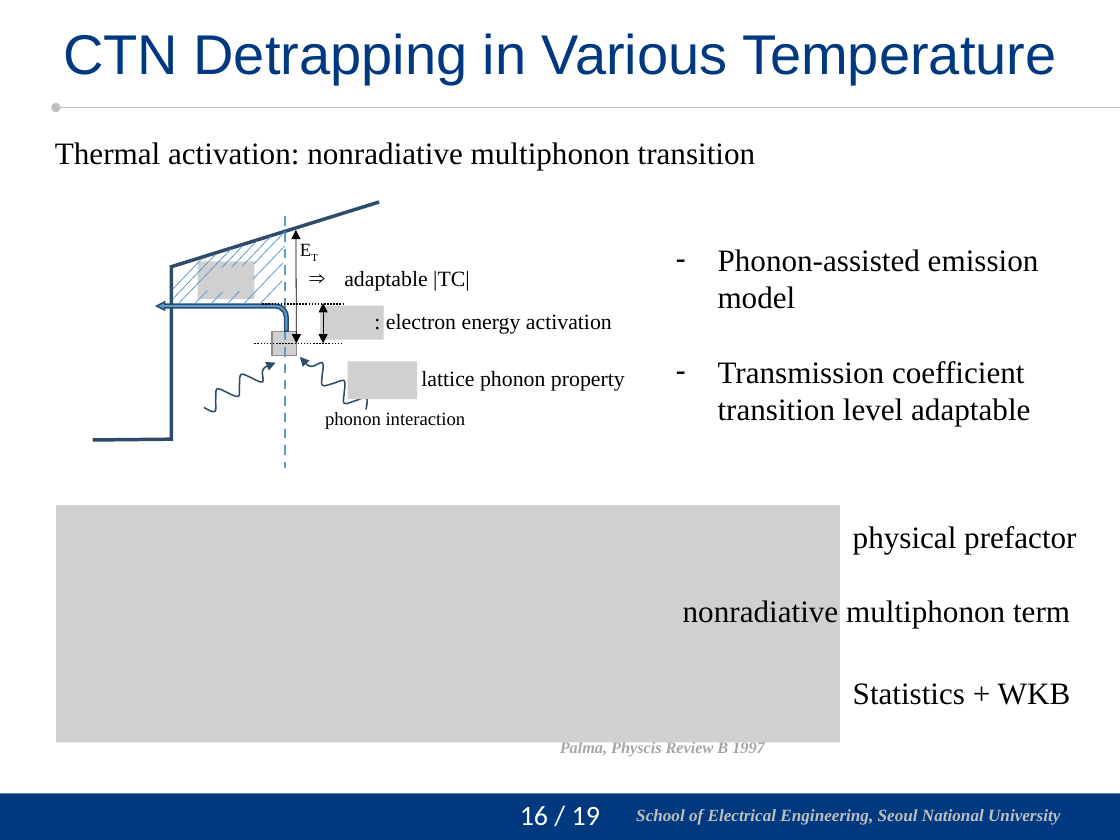
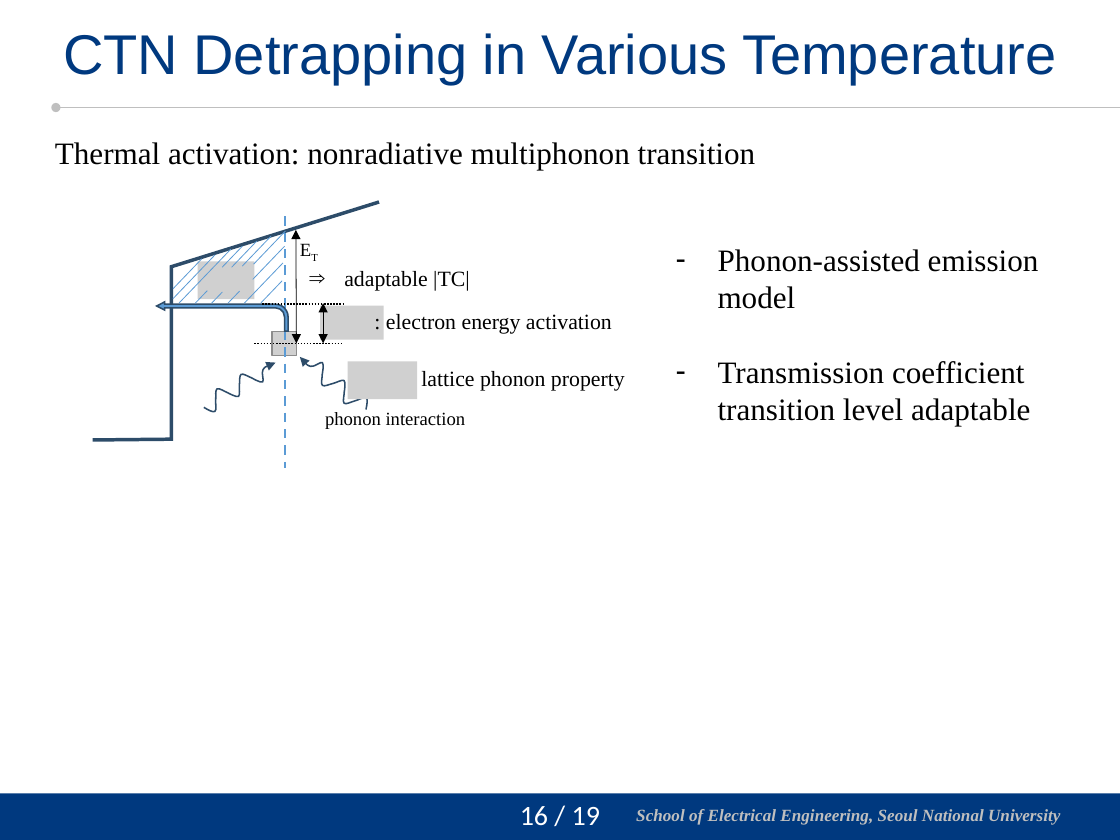
Before and after one commit to vectorcont62-dev/Graduation-SNU-MS, a slide deck: slide 17 of 진명 석사졸업 연구 정리 - 주요내용 보강.pptx. Drawn at 1120x840 pixels with LibreOffice and Linux fonts; fonts in the diff are those of the drawing; grey boxes stand for pictures; background and template pictures are left out. Boxes give left, top, right and bottom in pixels: in the first picture for what was removed or moved away, otherwise in the second. Text is boxed around its words. In the diff, an @@ line names an element or a change of style, - is before the commit and + after.

```diff
--- a/진명 석사졸업 연구 정리 - 주요내용 보강.pptx
+++ b/진명 석사졸업 연구 정리 - 주요내용 보강.pptx
@@ group removed at (56,505,1076,756): 4 texts, 1 picture @@
-Palma, Physcis Review B 1997
-physical prefactor
-Statistics + WKB
-nonradiative multiphonon term
```
Also in this commit, not shown: 2 other slides changed.
